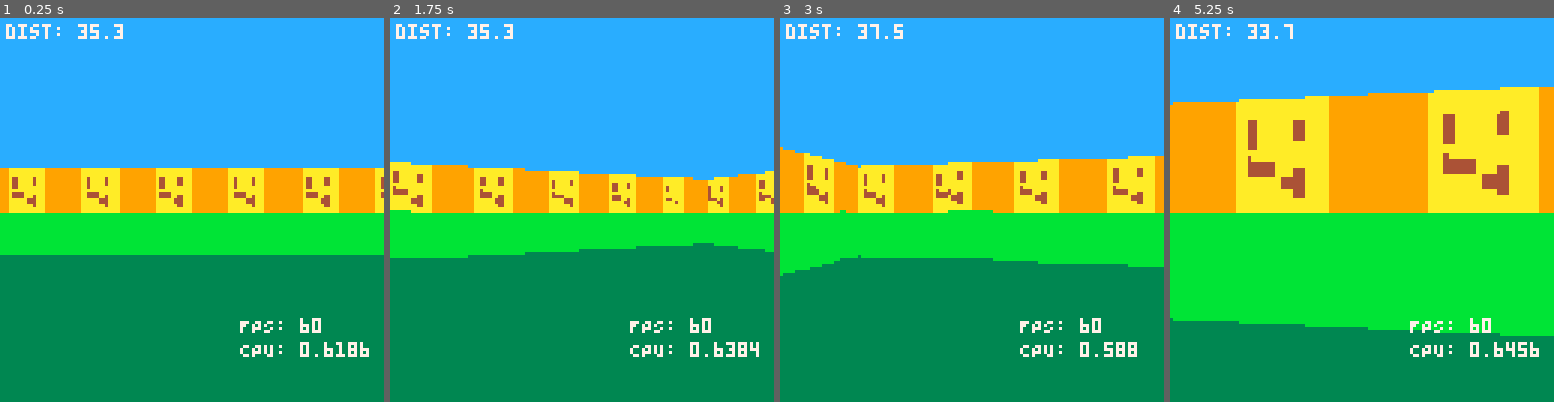
Above: before the commit, frames 1-4 (left to right).
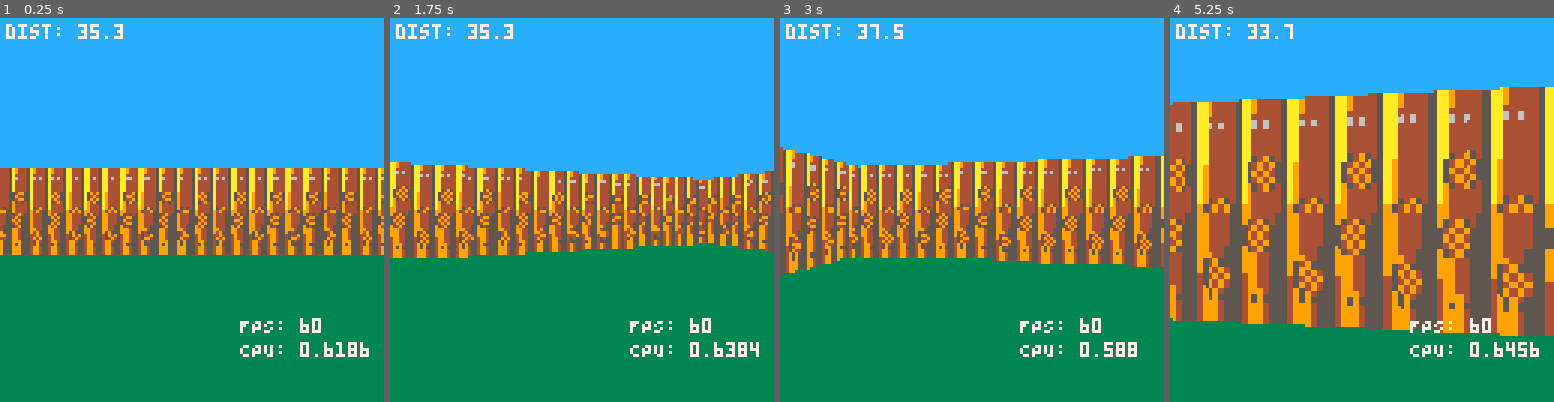
Above: after the commit, the same moments.

Repository: bobgar/picocast
Game: PICO-8 cartridge picocast.p8
Same seed, same stepped clock (60 frames per second), same inputs: the game is played once before the commit and once after it.
Inputs:
- Up to frame 1 (0.25 s): no input
- Up to frame 2 (1.75 s): tap X (X key) at 0.33, 1.07 s; tap O (Z key) at 0.7, 1.7 s; hold Right from 1.6 s (still down)
- Up to frame 3 (3 s): tap X (X key) at 1.85, 2.97 s; release Right at 2.1 s; tap O (Z key) at 2.1, 2.5, 2.9 s; hold Up 2.15-2.42 s; hold Right from 2.47 s (still down)
- Up to frame 4 (5.25 s): release Right at 3.03 s; hold Left 3.08-3.58 s; tap O (Z key) every 0.4 s from 3.3 to 4.9 s; hold Down 3.63-3.97 s; hold Right 4.02-4.68 s; tap X (X key) at 4.08, 5.2 s; hold Up 4.73-5.03 s; hold Left from 5.08 s (still down)

The runs differ from the first frame. In frame 1, 21% of the frame differs, in the area x 0-100%, y 39-62%; in frame 2, 19%; in frame 3, 24%; in frame 4, 56%, in the area x 0-100%, y 17-83%.

Commit message:
Update with new textures!

Diff:
--- a/picocast.lua
+++ b/picocast.lua
@@ -311,6 +311,7 @@
 
 -- ===== init & update =====
 function _init()
+    palt(0,false)
   -- srand(t()) -- uncomment for different layout per boot/session
   build_texture_atlas_in_map(num_textures)
   build_level()
Not shown, changed: 32 lines of the sprite sheet (__gfx__) section of picocast.p8
